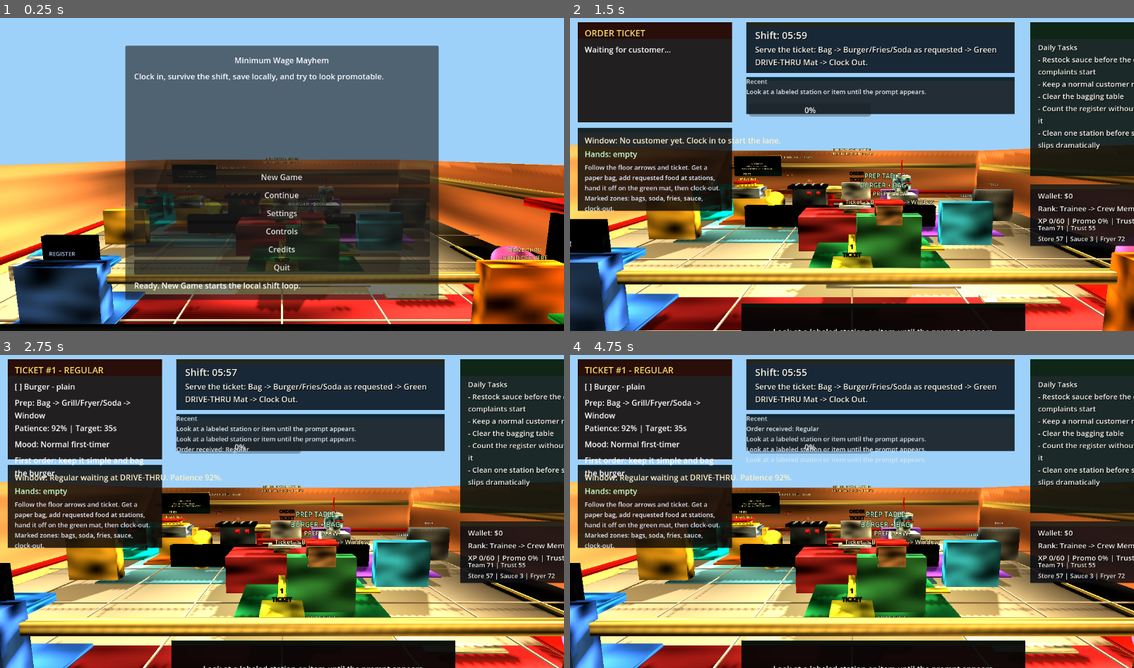
Above: before the commit, frames 1-4 (two rows, left to right).
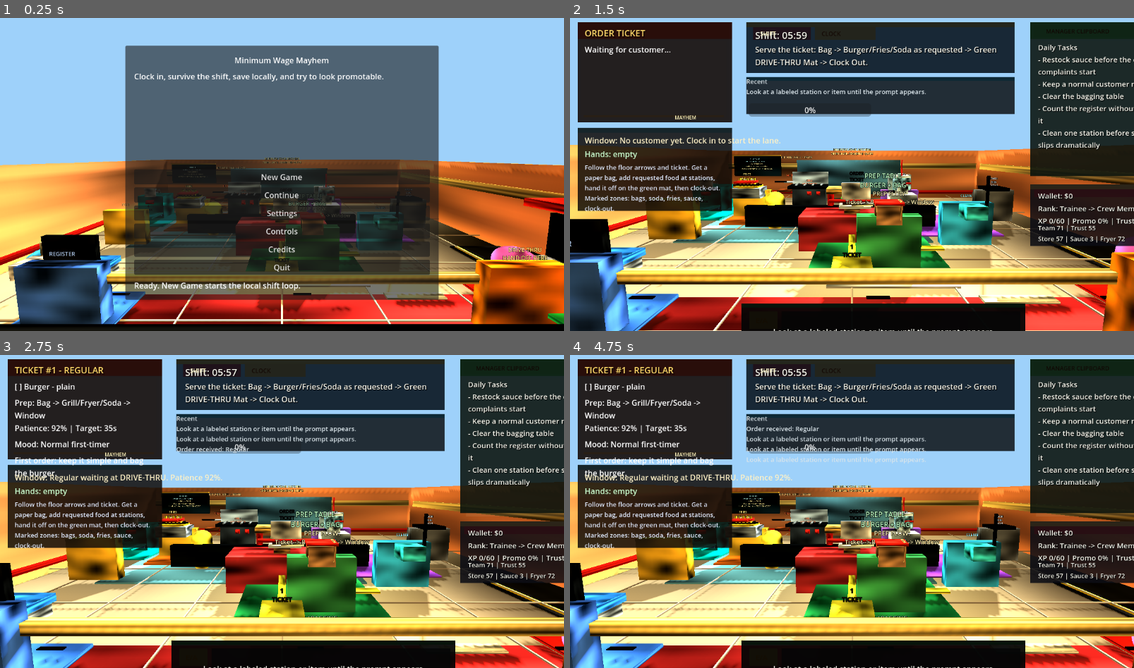
Above: after the commit, the same moments.

Repository: brogan101/minimum-wage-mayhem
Game: Godot game, scene res://scenes/world/Main.tscn
Same seed, same stepped clock (60 frames per second), same inputs: the game is played once before the commit and once after it.
Inputs (mouse positions are in pixels of both pictures, inside the frame that each line leads up to):
- Up to frame 1 (0.25 s): no input
- Up to frame 2 (1.5 s): click "New Game" at 0.5 s; tap Enter (confirm) at 1.25 s; move the mouse to (880, 171) at 1.27 s; hold W (move_forward) from 1.28 s (still down); tap E (interact) at 1.35 s; click (880, 171) at 1.42 s
- Up to frame 3 (2.75 s): keep holding W (move_forward); tap Space (jump) at 1.52, 2.27 s; move the mouse to (253, 511) at 2.02 s; tap Enter (confirm) at 2.1 s; tap E (interact) at 2.3 s
- Up to frame 4 (4.75 s): keep holding W (move_forward); move the mouse to (863, 505) at 2.77 s; tap E (interact) at 2.85, 3.8, 4.55 s; tap Enter (confirm) at 3.5 s; move the mouse to (846, 514) at 3.52 s; tap M (open_manager_clipboard) at 3.6 s; click (846, 514) at 3.67 s; tap Space (jump) at 3.77, 4.52 s; move the mouse to (891, 514) at 4.27 s; tap O (open_order_screen) at 4.35 s

The runs differ from the first frame. In frame 1, 0.7% of the frame differs, in the area x 0-100%, y 47-97%; in frame 2, 5.2%; in frame 3, 5.7%, in the area x 0-100%, y 2-99%; in frame 4, 5.7%.

Commit message:
Phase 27 visual asset prop texture pass

Diff:
--- a/scripts/Main.gd
+++ b/scripts/Main.gd
@@ -385,6 +385,7 @@
 	_apply_phase21_cartoon_identity(dressing)
 	_apply_phase21_redo_layout(dressing)
 	_apply_phase24_career_and_material_polish(dressing)
+	_apply_phase27_restaurant_identity_upgrade(dressing)
 
 func _set_world_environment():
 	var env_node = get_node_or_null("WorldEnvironment")
@@ -570,6 +571,78 @@
 	_add_box(dressing, "Phase24CareerPathBoard", Vector3(5.9, 2.15, 7.66), Vector3(2.9, 1.25, 0.1), board, false)
 	_add_box(dressing, "Phase24CareerPathBoardTrim", Vector3(5.9, 2.82, 7.6), Vector3(2.95, 0.08, 0.12), board_trim, false)
 	_add_label(dressing, "Phase24CareerPathText", "CAREER PATH\nTrainee -> Crew -> Station\nLead -> Assistant -> STORE MANAGER", Vector3(5.9, 2.14, 7.52), Color(1.0, 0.92, 0.58), 18)
+
+func _apply_phase27_restaurant_identity_upgrade(dressing: Node):
+	var mayo_red = _mat("Phase27 house mayo red", Color(0.86, 0.06, 0.045), 0.6)
+	var fryer_gold = _mat("Phase27 fryer gold", Color(1.0, 0.74, 0.12), 0.55, Color(0.9, 0.55, 0.05, 1.0))
+	var pickle_green = _mat("Phase27 pickle green", Color(0.13, 0.62, 0.28), 0.62)
+	var ticket_cream = _mat("Phase27 ticket cream", Color(1.0, 0.93, 0.72), 0.7)
+	var dark_ink = _mat("Phase27 dark ink", Color(0.035, 0.025, 0.02), 0.72)
+	var steel = _mat("Phase27 brushed cartoon steel", Color(0.52, 0.56, 0.57), 0.42)
+	var warm_wall = _mat("Phase27 warm diner wall", Color(0.98, 0.69, 0.36), 0.78)
+	var cool_wall = _mat("Phase27 cool service tile", Color(0.37, 0.72, 0.88), 0.7)
+	var lane = _mat("Phase27 clean asphalt", Color(0.07, 0.075, 0.08), 0.86)
+	var rubber = _mat("Phase27 rubber black", Color(0.015, 0.016, 0.018), 0.85)
+	var soda_blue = _mat("Phase27 soda blue", Color(0.38, 0.78, 1.0), 0.5, Color(0.1, 0.55, 0.8, 1.0))
+	var paper_bag = _mat("Phase27 folded bag paper", Color(0.78, 0.58, 0.33), 0.84)
+	var sauce_red = _mat("Phase27 sauce packet red", Color(0.95, 0.08, 0.05), 0.62)
+	var mop_cyan = _mat("Phase27 cleaning cyan", Color(0.2, 0.86, 0.9), 0.58)
+	var chalk = _mat("Phase27 chalk menu lines", Color(1.0, 0.95, 0.65), 0.68, Color(0.7, 0.55, 0.18, 1.0))
+	var glow_green = _mat("Phase27 drive thru green glow", Color(0.12, 1.0, 0.34), 0.45, Color(0.08, 0.95, 0.22, 1.0))
+
+	_add_box(dressing, "Phase27ExteriorBrandSign", Vector3(1.4, 3.35, -7.56), Vector3(5.45, 0.78, 0.1), mayo_red, false)
+	_add_box(dressing, "Phase27ExteriorBrandSignTrimTop", Vector3(1.4, 3.79, -7.5), Vector3(5.6, 0.08, 0.13), fryer_gold, false)
+	_add_box(dressing, "Phase27ExteriorBrandSignTrimBottom", Vector3(1.4, 2.91, -7.5), Vector3(5.6, 0.08, 0.13), fryer_gold, false)
+	_add_label(dressing, "Phase27BrandNameSign", "MINIMUM WAGE MAYHEM\nDRIVE-THRU & REGRETS", Vector3(1.4, 3.34, -7.42), Color(1.0, 0.94, 0.62), 28)
+	_add_box(dressing, "Phase27MenuBoardLeftPanel", Vector3(0.55, 2.4, -7.45), Vector3(1.2, 1.0, 0.06), dark_ink, false)
+	_add_box(dressing, "Phase27MenuBoardMiddlePanel", Vector3(1.5, 2.4, -7.43), Vector3(1.2, 1.0, 0.06), dark_ink, false)
+	_add_box(dressing, "Phase27MenuBoardRightPanel", Vector3(2.45, 2.4, -7.45), Vector3(1.2, 1.0, 0.06), dark_ink, false)
+	_add_label(dressing, "Phase27MenuBurgerText", "BURGER\n$4", Vector3(0.55, 2.42, -7.32), Color(1.0, 0.9, 0.56), 19)
+	_add_label(dressing, "Phase27MenuFriesText", "FRIES\n$2", Vector3(1.5, 2.42, -7.3), Color(1.0, 0.9, 0.56), 19)
+	_add_label(dressing, "Phase27MenuSodaText", "SODA\n$1", Vector3(2.45, 2.42, -7.32), Color(1.0, 0.9, 0.56), 19)
+
+	_add_box(dressing, "Phase27LobbyWallWarmPanel", Vector3(4.2, 1.65, -7.5), Vector3(5.6, 2.35, 0.08), warm_wall, false)
+	_add_box(dressing, "Phase27KitchenTileWallPanel", Vector3(0.2, 1.45, 7.53), Vector3(6.4, 2.15, 0.08), cool_wall, false)
+	_add_box(dressing, "Phase27DriveThruLaneTexture", Vector3(-7.0, 0.155, -2.2), Vector3(1.65, 0.035, 6.7), lane, false)
+	_add_box(dressing, "Phase27DriveThruOrderSpeaker", Vector3(-7.35, 1.02, -4.7), Vector3(0.42, 1.05, 0.38), dark_ink, false)
+	_add_box(dressing, "Phase27DriveThruSpeakerGlow", Vector3(-7.12, 1.25, -4.7), Vector3(0.06, 0.38, 0.24), glow_green, false)
+	_add_label(dressing, "Phase27DriveThruSpeakerLabel", "ORDER\nHERE", Vector3(-7.08, 1.75, -4.7), Color(0.7, 1.0, 0.72), 16)
+	_add_box(dressing, "Phase27WindowPickupShelf", Vector3(-5.42, 1.2, -2.2), Vector3(0.22, 0.16, 1.45), steel, false)
+	_add_box(dressing, "Phase27HandoffArrowHead", Vector3(-5.25, 0.55, -2.2), Vector3(0.32, 0.08, 0.64), glow_green, false)
+
+	_add_box(dressing, "Phase27RegisterDrawer", Vector3(3.8, 1.12, -1.88), Vector3(0.95, 0.16, 0.48), steel, false)
+	_add_box(dressing, "Phase27RegisterReceiptCurl", Vector3(4.45, 1.55, -1.88), Vector3(0.22, 0.38, 0.04), ticket_cream, false)
+	_add_label(dressing, "Phase27RegisterTinyTotal", "$4.20", Vector3(3.8, 1.66, -1.94), Color(0.55, 1.0, 0.62), 15)
+	_add_box(dressing, "Phase27GrillGreaseGuard", Vector3(1.8, 1.83, 3.85), Vector3(1.55, 0.55, 0.08), steel, false)
+	_add_box(dressing, "Phase27GrillSpatulaBlade", Vector3(2.55, 1.73, 3.28), Vector3(0.36, 0.05, 0.24), steel, false)
+	_add_box(dressing, "Phase27GrillSpatulaHandle", Vector3(2.82, 1.77, 3.1), Vector3(0.46, 0.05, 0.08), rubber, false)
+	_add_box(dressing, "Phase27FryerBasketMeshA", Vector3(3.8, 1.73, 2.55), Vector3(0.92, 0.04, 0.04), dark_ink, false)
+	_add_box(dressing, "Phase27FryerBasketMeshB", Vector3(3.8, 1.74, 2.35), Vector3(0.92, 0.04, 0.04), dark_ink, false)
+	_add_box(dressing, "Phase27FryerBasketMeshC", Vector3(3.55, 1.74, 2.55), Vector3(0.04, 0.04, 0.44), dark_ink, false)
+	_add_box(dressing, "Phase27FryerBasketMeshD", Vector3(4.05, 1.74, 2.55), Vector3(0.04, 0.04, 0.44), dark_ink, false)
+	_add_box(dressing, "Phase27PrepWrapperStack", Vector3(-0.28, 1.44, 0.92), Vector3(0.6, 0.09, 0.45), ticket_cream, false)
+	_add_box(dressing, "Phase27BagStackSideFold", Vector3(-1.05, 1.62, -0.4), Vector3(0.04, 0.4, 0.3), paper_bag, false)
+	_add_box(dressing, "Phase27DrinkDispenserBody", Vector3(-1.8, 1.72, 2.78), Vector3(0.85, 0.72, 0.18), steel, false)
+	_add_box(dressing, "Phase27DrinkDispenserScreen", Vector3(-1.8, 1.91, 2.64), Vector3(0.56, 0.24, 0.04), soda_blue, false)
+	_add_box(dressing, "Phase27DrinkNozzleA", Vector3(-2.02, 1.46, 2.64), Vector3(0.08, 0.22, 0.08), dark_ink, false)
+	_add_box(dressing, "Phase27DrinkNozzleB", Vector3(-1.58, 1.46, 2.64), Vector3(0.08, 0.22, 0.08), dark_ink, false)
+	_add_box(dressing, "Phase27SaucePacketRack", Vector3(-1.8, 1.56, 3.05), Vector3(0.8, 0.38, 0.18), dark_ink, false)
+	for i in range(4):
+		_add_box(dressing, "Phase27SaucePacket" + str(i), Vector3(-2.1 + float(i) * 0.2, 1.66, 2.91), Vector3(0.12, 0.2, 0.045), sauce_red, false)
+	_add_box(dressing, "Phase27TrashCanLid", Vector3(-5.4, 1.55, 2.8), Vector3(0.78, 0.12, 0.62), rubber, false)
+	_add_label(dressing, "Phase27TrashLabel", "TRASH\nRUN", Vector3(-5.4, 1.86, 2.8), Color(0.9, 0.96, 0.96), 16)
+	_add_box(dressing, "Phase27MopBucket", Vector3(-3.2, 1.32, 0.46), Vector3(0.55, 0.36, 0.38), mop_cyan, false)
+	_add_box(dressing, "Phase27MopHandle", Vector3(-3.55, 1.78, 0.45), Vector3(0.055, 1.0, 0.055), rubber, false)
+	_add_label(dressing, "Phase27ClockOutWallPoster", "CLOCK OUT\nWHEN THE SHIFT ENDS", Vector3(6.0, 2.52, 7.55), Color(0.72, 1.0, 0.94), 18)
+
+	for i in range(6):
+		_add_box(dressing, "Phase27MenuChalkLine" + str(i), Vector3(0.3 + float(i) * 0.42, 2.12 + float(i % 3) * 0.16, -7.23), Vector3(0.26, 0.025, 0.025), chalk, false)
+	for i in range(5):
+		_add_box(dressing, "Phase27FloorScuffVariety" + str(i), Vector3(-4.0 + float(i) * 1.8, 0.64, -1.8 + float(i % 2) * 3.1), Vector3(0.36, 0.018, 0.05), dark_ink, false)
+
+	_ensure_demo_light("Phase27BrandSignGlow", Vector3(1.4, 3.6, -6.5), Color(1.0, 0.68, 0.18), 2.8)
+	_ensure_demo_light("Phase27ServiceCounterGlow", Vector3(2.5, 3.0, -2.9), Color(1.0, 0.76, 0.42), 2.1)
+	_ensure_demo_light("Phase27KitchenReadabilityLight", Vector3(2.4, 3.9, 3.25), Color(0.78, 0.95, 1.0), 2.4)
 
 func _add_zone_band(dressing: Node, node_name: String, pos: Vector3, size: Vector3, mat: Material, label_text: String, label_pos: Vector3, label_color: Color):
 	_add_box(dressing, node_name, pos, size, mat, false)
--- a/scripts/customers/CustomerCar.gd
+++ b/scripts/customers/CustomerCar.gd
@@ -15,6 +15,7 @@
 	global_position = start_position
 	_apply_customer_variant()
 	_apply_phase21_cartoon_details()
+	_apply_phase27_customer_car_identity()
 	var order_manager = _autoload("OrderManager")
 	if order_manager and order_manager.has_signal("order_fulfilled"):
 		order_manager.order_fulfilled.connect(_on_order_fulfilled)
@@ -112,6 +113,31 @@
 		label.outline_modulate = Color(1.0, 0.94, 0.76)
 		add_child(label)
 
+func _apply_phase27_customer_car_identity():
+	var trim = _mat("Phase27 car cream stripe", Color(1.0, 0.9, 0.58), 0.56)
+	var black = _mat("Phase27 car ink trim", Color(0.02, 0.018, 0.018), 0.78)
+	var glass = _mat("Phase27 car glossy window", Color(0.48, 0.78, 1.0), 0.32)
+	var sign = _mat("Phase27 car roof sign", Color(1.0, 0.78, 0.16), 0.5, Color(0.9, 0.55, 0.05, 1.0))
+	var bumper = _mat("Phase27 car bumper shine", Color(0.72, 0.76, 0.78), 0.36)
+	_add_detail_box("Phase27SideStripeL", Vector3(-0.86, 0.25, 0.0), Vector3(0.04, 0.12, 1.35), trim)
+	_add_detail_box("Phase27SideStripeR", Vector3(0.86, 0.25, 0.0), Vector3(0.04, 0.12, 1.35), trim)
+	_add_detail_box("Phase27RoofOrderSign", Vector3(0.0, 0.98, -0.05), Vector3(0.62, 0.2, 0.42), sign)
+	_add_detail_box("Phase27WindshieldShine", Vector3(-0.22, 0.8, -0.515), Vector3(0.18, 0.035, 0.035), glass)
+	_add_detail_box("Phase27FrontPlate", Vector3(0.0, 0.08, -1.285), Vector3(0.46, 0.16, 0.035), bumper)
+	_add_detail_box("Phase27DoorHandleL", Vector3(-0.9, 0.42, -0.18), Vector3(0.04, 0.08, 0.18), black)
+	_add_detail_box("Phase27DoorHandleR", Vector3(0.9, 0.42, -0.18), Vector3(0.04, 0.08, 0.18), black)
+	if not get_node_or_null("Phase27RoofSignText"):
+		var label = Label3D.new()
+		label.name = "Phase27RoofSignText"
+		label.text = "ORDER"
+		label.position = Vector3(0.0, 1.12, -0.05)
+		label.font_size = 14
+		label.pixel_size = 0.007
+		label.modulate = Color(0.08, 0.04, 0.01)
+		label.outline_size = 2
+		label.outline_modulate = Color(1.0, 0.82, 0.22)
+		add_child(label)
+
 func _set_order_bubble(text: String):
 	var label = get_node_or_null("Phase21OrderBubbleText")
 	if label:
--- a/scripts/ui/GameHUD.gd
+++ b/scripts/ui/GameHUD.gd
@@ -304,6 +304,23 @@
 			label.add_theme_color_override("font_shadow_color", Color(0.02, 0.02, 0.02, 1.0))
 			label.add_theme_constant_override("shadow_offset_x", 1)
 			label.add_theme_constant_override("shadow_offset_y", 1)
+	_apply_phase27_hud_polish(control)
+
+func _apply_phase27_hud_polish(control: Control):
+	_add_panel(control, "Phase27OrderTicketPaper", Vector2(23, 54), Vector2(296, 158), Color(1.0, 0.91, 0.68, 0.12))
+	_add_panel(control, "Phase27OrderTicketTearEdge", Vector2(28, 206), Vector2(286, 4), Color(1.0, 0.82, 0.34, 0.72))
+	_add_panel(control, "Phase27ObjectiveBadge", Vector2(374, 24), Vector2(118, 28), Color(0.86, 0.08, 0.05, 0.95))
+	_add_panel(control, "Phase27TimerBadge", Vector2(500, 24), Vector2(124, 28), Color(0.98, 0.7, 0.12, 0.95))
+	_add_panel(control, "Phase27TaskBoardClip", Vector2(948, 22), Vector2(304, 24), Color(0.95, 0.72, 0.18, 0.92))
+	_add_panel(control, "Phase27TaskBoardPaper", Vector2(952, 54), Vector2(298, 284), Color(1.0, 0.92, 0.68, 0.08))
+	_add_panel(control, "Phase27CareerRibbon", Vector2(948, 354), Vector2(304, 20), Color(0.86, 0.08, 0.05, 0.92))
+	_add_panel(control, "Phase27PromptKeyBadge", Vector2(366, 608), Vector2(58, 36), Color(0.95, 0.72, 0.18, 0.96))
+	_add_panel(control, "Phase27PromptTextBacking", Vector2(432, 608), Vector2(488, 48), Color(0.08, 0.06, 0.045, 0.82))
+	_ensure_label(control, "Phase27HudBrandLabel", Vector2(214, 204), Vector2(92, 14), "MAYHEM", 10, Color(1.0, 0.96, 0.74))
+	_ensure_label(control, "Phase27ObjectiveBadgeText", Vector2(388, 31), Vector2(96, 18), "SHIFT", 12, Color(1.0, 0.96, 0.76))
+	_ensure_label(control, "Phase27TimerBadgeText", Vector2(514, 31), Vector2(94, 18), "CLOCK", 12, Color(0.08, 0.04, 0.02))
+	_ensure_label(control, "Phase27PromptKeyText", Vector2(379, 615), Vector2(34, 20), "E/A", 15, Color(0.08, 0.05, 0.01))
+	_ensure_label(control, "Phase27TaskBoardTitle", Vector2(972, 26), Vector2(250, 18), "MANAGER CLIPBOARD", 12, Color(0.06, 0.04, 0.02))
 
 func _add_panel(parent: Control, panel_name: String, pos: Vector2, size: Vector2, color: Color):
 	if parent.get_node_or_null(panel_name):
--- /dev/null
+++ b/tools/phase27_visual_asset_prop_texture_check.gd
@@ -0,0 +1,106 @@
+extends SceneTree
+
+func _initialize():
+	call_deferred("_run_check")
+
+func _run_check():
+	var main_scene = load("res://scenes/world/Main.tscn")
+	_assert(main_scene != null, "Main scene loads")
+	var main = main_scene.instantiate()
+	root.add_child(main)
+	await process_frame
+	await process_frame
+	main.start_new_game()
+	await process_frame
+	await create_timer(0.8).timeout
+
+	var dressing = root.find_child("Phase17DemoDressing", true, false)
+	var hud = root.find_child("GameHUD", true, false)
+	var car = root.find_child("CustomerCar", true, false)
+	var order_manager = root.get_node_or_null("OrderManager")
+	_assert(dressing != null, "Restaurant dressing root exists")
+	_assert(hud != null, "HUD exists")
+	_assert(car != null, "CustomerCar spawns")
+	_assert(order_manager != null, "Order manager exists")
+
+	for node_name in [
+		"Phase27ExteriorBrandSign",
+		"Phase27BrandNameSign",
+		"Phase27MenuBoardLeftPanel",
+		"Phase27MenuBurgerText",
+		"Phase27LobbyWallWarmPanel",
+		"Phase27KitchenTileWallPanel",
+		"Phase27DriveThruOrderSpeaker",
+		"Phase27DriveThruSpeakerLabel",
+		"Phase27WindowPickupShelf",
+		"Phase27RegisterDrawer",
+		"Phase27GrillGreaseGuard",
+		"Phase27GrillSpatulaBlade",
+		"Phase27FryerBasketMeshA",
+		"Phase27PrepWrapperStack",
+		"Phase27DrinkDispenserBody",
+		"Phase27SaucePacketRack",
+		"Phase27TrashCanLid",
+		"Phase27MopBucket",
+		"Phase27ClockOutWallPoster",
+	]:
+		_assert(dressing.get_node_or_null(node_name) != null, "Phase 27 visual node exists: " + node_name)
+	_assert(root.find_child("Phase27BrandSignGlow", true, false) != null, "Phase 27 readability light exists: Phase27BrandSignGlow")
+	_assert(root.find_child("Phase27KitchenReadabilityLight", true, false) != null, "Phase 27 readability light exists: Phase27KitchenReadabilityLight")
+
+	for node_name in [
+		"Phase27SideStripeL",
+		"Phase27RoofOrderSign",
+		"Phase27WindshieldShine",
+		"Phase27FrontPlate",
+		"Phase27RoofSignText",
+	]:
+		_assert(car.get_node_or_null(node_name) != null, "Phase 27 customer car detail exists: " + node_name)
+
+	for node_name in [
+		"Phase27OrderTicketPaper",
+		"Phase27HudBrandLabel",
+		"Phase27ObjectiveBadge",
+		"Phase27TimerBadge",
+		"Phase27TaskBoardClip",
+		"Phase27CareerRibbon",
+		"Phase27PromptKeyBadge",
+		"Phase27PromptKeyText",
+	]:
+		_assert(hud.get_node_or_null("Control/" + node_name) != null, "Phase 27 HUD polish node exists: " + node_name)
+
+	_assert(hud.order_title_label.text.contains("TICKET"), "Order ticket remains readable after HUD polish")
+	_assert(hud.guidance_label.text.contains("bags") and hud.guidance_label.text.contains("soda"), "HUD guidance still names prep affordances")
+	_assert(dressing.get_node_or_null("Phase21RedoStep1Ticket") != null, "Phase 21 route guidance preserved")
+	_assert(dressing.get_node_or_null("Phase24CareerPathBoard") != null, "Phase 24 career board preserved")
+
+	var player = root.find_child("Player", true, false)
+	var burger = root.find_child("TrainingBurger", true, false)
+	var drive_thru = root.find_child("DriveThruStation", true, false)
+	var interaction = player.get_node_or_null("InteractionHandler") if player else null
+	_assert(player != null and burger != null and drive_thru != null and interaction != null, "Core first-shift actors still exist")
+	if order_manager.current_order.is_empty():
+		order_manager.generate_new_order()
+	interaction.carried_item = burger
+	burger.freeze = true
+	drive_thru.interact(player)
+	await process_frame
+	await create_timer(0.3).timeout
+	_assert(order_manager.orders_completed >= 1, "One order still completes after visual upgrade")
+
+	var story = FileAccess.open("res://data/mischief/restaurant_story_events.json", FileAccess.READ)
+	_assert(story != null, "Restaurant story-event catalog exists")
+	var data = JSON.parse_string(story.get_as_text())
+	_assert(typeof(data) == TYPE_DICTIONARY and data.get("events", []).size() == 180, "Restaurant story event count remains 180")
+
+	print("[PASS] Phase 27 visual asset prop texture check passed")
+	main.queue_free()
+	await process_frame
+	quit(0)
+
+func _assert(condition: bool, message: String):
+	if condition:
+		print("[PASS] " + message)
+	else:
+		push_error("[FAIL] " + message)
+		quit(1)
--- /dev/null
+++ b/tools/phase27_visual_screenshot.gd
@@ -0,0 +1,48 @@
+extends SceneTree
+
+const SCREENSHOT_PATH := "res://artifacts/phase27_visual_asset_prop_texture.png"
+
+func _initialize():
+	call_deferred("_run")
+
+func _run():
+	DisplayServer.window_set_size(Vector2i(1280, 720))
+	var main_scene = load("res://scenes/world/Main.tscn")
+	if not main_scene:
+		push_error("[FAIL] Main scene did not load")
+		quit(1)
+		return
+	var main = main_scene.instantiate()
+	root.add_child(main)
+	await process_frame
+	await process_frame
+	main.start_new_game()
+	await create_timer(2.0).timeout
+	_add_overview_camera()
+	await process_frame
+	await RenderingServer.frame_post_draw
+	var dir = DirAccess.open("res://")
+	if dir and not dir.dir_exists("artifacts"):
+		dir.make_dir("artifacts")
+	var image = root.get_texture().get_image()
+	if not image or image.get_width() <= 0 or image.get_height() <= 0:
+		push_error("[FAIL] Renderer did not produce an image")
+		quit(1)
+		return
+	var err = image.save_png(SCREENSHOT_PATH)
+	if err != OK:
+		push_error("[FAIL] Could not save screenshot: " + str(err))
+		quit(1)
+		return
+	print("[PASS] Phase 27 rendered screenshot saved: " + SCREENSHOT_PATH)
+	main.queue_free()
+	await process_frame
+	quit(0)
+
+func _add_overview_camera():
+	var camera = Camera3D.new()
+	camera.name = "Phase27VisualOverviewCamera"
+	camera.fov = 60.0
+	root.add_child(camera)
+	camera.look_at_from_position(Vector3(6.7, 6.2, -6.9), Vector3(0.0, 1.05, -0.1), Vector3.UP)
+	camera.current = true
Not shown, changed: ASSET_ATTRIBUTION.md
Not shown, changed: FILE_INCLUSION_MANIFEST.md
Not shown, changed: IMPLEMENTATION_STATUS.md
Not shown, changed: KNOWN_ISSUES.md
Not shown, added: PHASE_27_VISUAL_ASSET_PROP_TEXTURE_REPORT.md
Not shown, changed: PHASE_LOG.md
Not shown, changed: PROJECT_SOURCE_OF_TRUTH.md
Not shown, changed: SOLO_SHIFT_ACCEPTANCE_TEST.md
Not shown, changed: VALIDATION_REPORT.md
Not shown, changed: tools/validate_all.py
